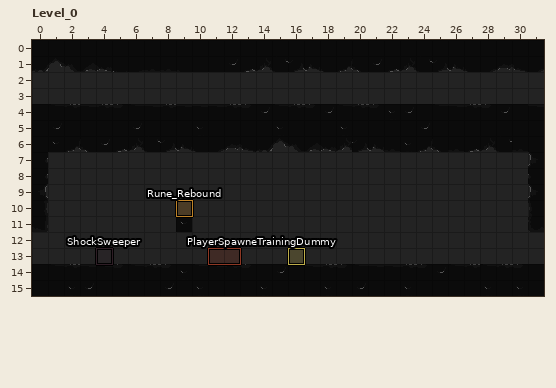
An edit to a level. LDtk project, ProjectMango/Resources/Maps/Biome1.ldtk. That is the earlier state.
Cells are 16x16 px. Shown: Level_0 x 0..31, y 0..15.
After:
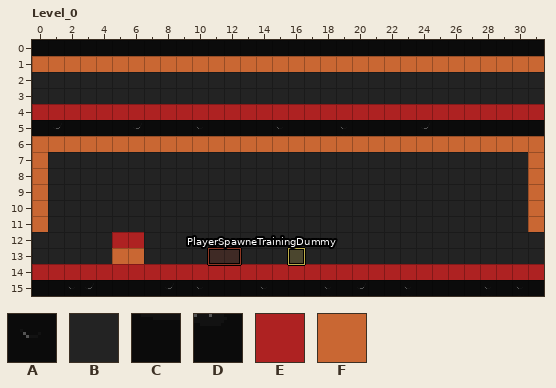
Key: from "Dark_Tileset_with_background": A 0, B 17, C 234, D 236; from "TerrainColliders": E 1 "Floor", F 2 "Wall".
_ is an empty cell, # one hidden under a higher layer, . an unchanged one.
Objects are placed by their top-left corner, in cells (3,4 is the top-left corner of cell 3,4); size is 1x1 cell unless given.
Tiles of an added or newly shown layer are drawn over the layers below it.
Edits made:
--- layer "Boundaries"
@@ x 5..9 @@
-11 ....A
-12 BB...
-13 BB...
-14 DC...
+11 ....B
+12 ##...
+13 ##...
+14 ##...
--- layer "TerrainColliders" (now shown)
@@ x 0..31 @@
- 1 ________________________________
+ 1 FFFFFFFFFFFFFFFFFFFFFFFFFFFFFFFF
@@ x 0..31 @@
- 4 ________________________________
+ 4 EEEEEEEEEEEEEEEEEEEEEEEEEEEEEEEE
@@ x 0..31 @@
- 6 ________________________________
- 7 _.............................._
- 8 _.............................._
- 9 _.............................._
-10 _.............................._
-11 _.............................._
-12 .....__.........................
-13 .....__.........................
-14 ________________________________
+ 6 FFFFFFFFFFFFFFFFFFFFFFFFFFFFFFFF
+ 7 F..............................F
+ 8 F..............................F
+ 9 F..............................F
+10 F..............................F
+11 F..............................F
+12 .....EE.........................
+13 .....FF.........................
+14 EEEEEEEEEEEEEEEEEEEEEEEEEEEEEEEE
--- layer "Entities"
-"ShockSweeper" rectangle at 4,13
-"Rune_Rebound" rectangle at 9,10
